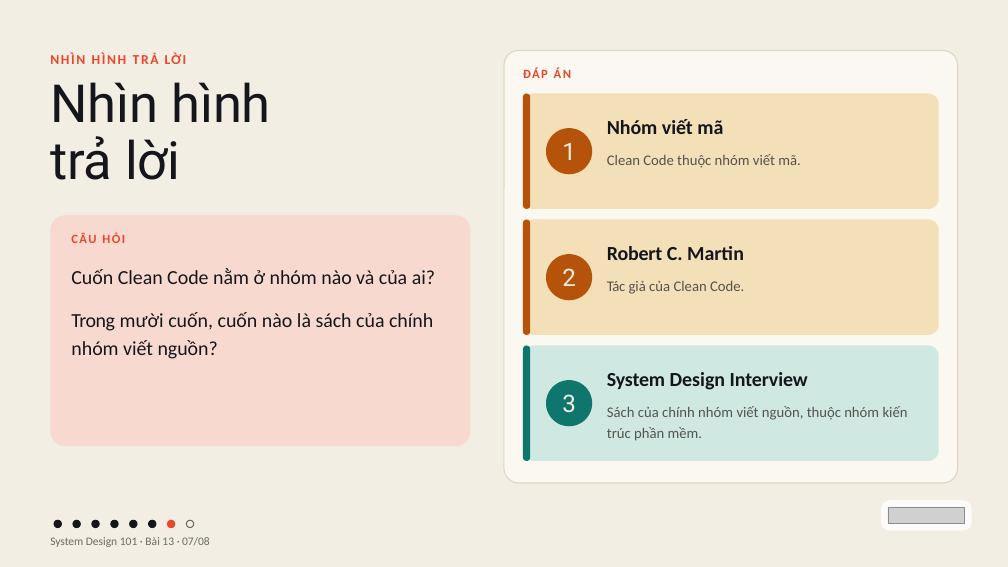
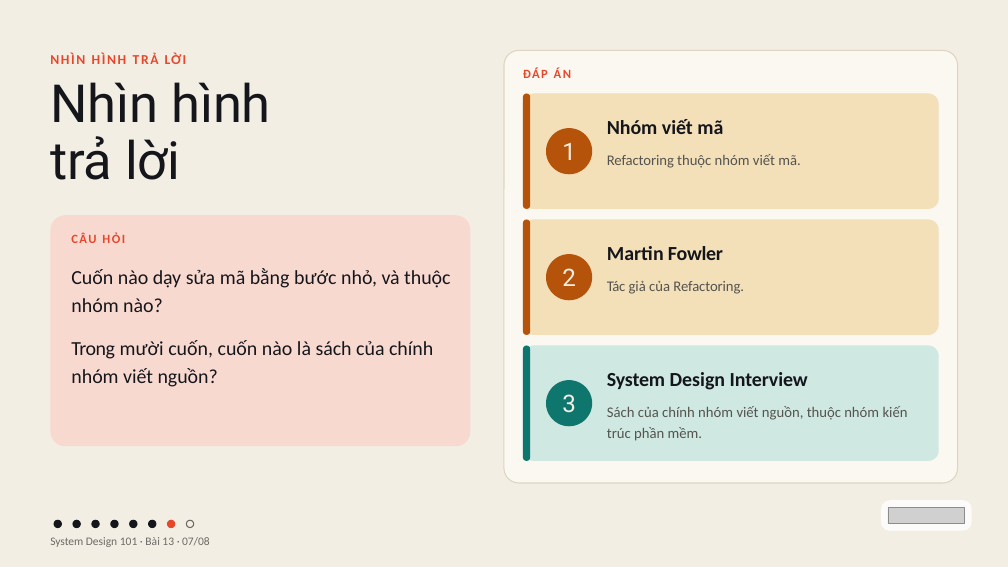
Before and after one commit to vohoailinh90/tool-marketing-studio, a slide deck: slide 7 of system-design-101/vi/lessons/sd-10-013/slides/sd-10-013.pptx. Drawn at 1008x567 pixels with LibreOffice and Linux fonts; fonts in the diff are those of the drawing; grey boxes stand for pictures. Boxes give left, top, right and bottom in pixels: in the first picture for what was removed or moved away, otherwise in the second. Text is boxed around its words. In the diff, an @@ line names an element or a change of style, - is before the commit and + after.

```diff
--- a/system-design-101/vi/lessons/sd-10-013/slides/sd-10-013.pptx
+++ b/system-design-101/vi/lessons/sd-10-013/slides/sd-10-013.pptx
@@ text at [607,154,800,168]: text changed @@
-Clean Code thuộc nhóm viết mã.
+Refactoring thuộc nhóm viết mã.
@@ text at [71,268,450,312]: text changed @@
-Cuốn Clean Code nằm ở nhóm nào và của ai?
+Cuốn nào dạy sửa mã bằng bước nhỏ, và thuộc nhóm nào?
@@ text at [607,246,723,260]: text changed @@
-Robert C. Martin
+Martin Fowler
@@ text at [607,281,744,294]: text changed @@
-Tác giả của Clean Code.
+Tác giả của Refactoring.
```
Also in this commit, not shown: 7 other slides changed, 4 other files.
